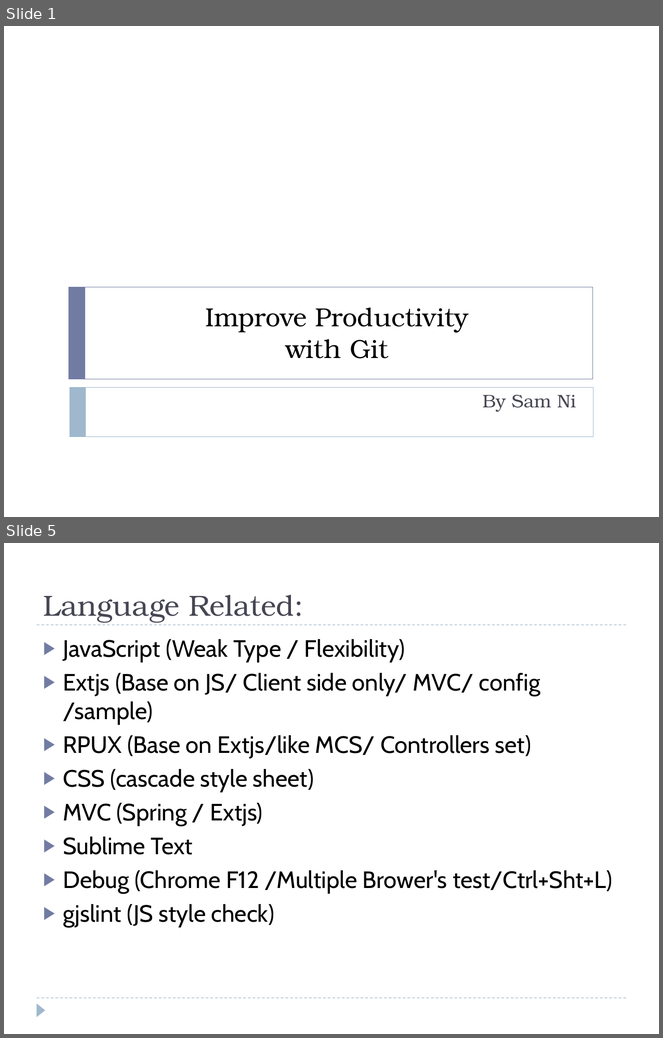
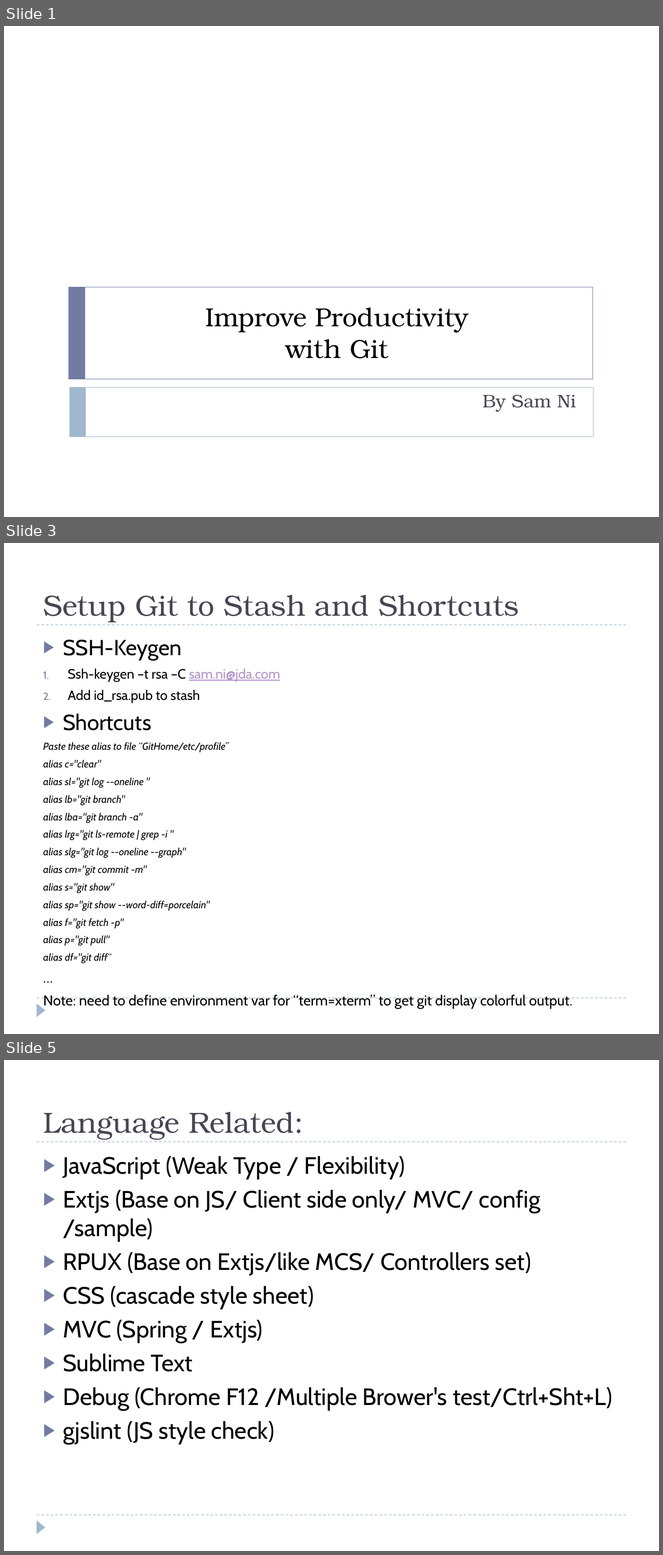
Before and after one commit to SamNiBoy/Trainning, a slide deck: Productivity_Git_Training.pptx. Shown one above the other, each under a label of ours: slides 1 and 5 before the commit, slides 1, 3 and 5 after it; the slides between them are not shown. The pictures are 663x1038 and 663x1555 pixels, drawn with LibreOffice and Linux fonts; fonts in the diff are those of the drawing. Boxes give left, top, right and bottom in pixels: in the first picture for what was removed or moved away, otherwise in the second. Text is boxed around its words. In the diff, an @@ line names an element or a change of style, - is before the commit and + after.

```diff
--- a/Productivity_Git_Training.pptx
+++ b/Productivity_Git_Training.pptx
@@ slide 3 added at (x1=4, y1=543, x2=659, y2=1034), background #FFFFFF; not listed: 3 template elements that a slide beside it also shows @@
@@ title added at (x1=43, y1=595, x2=519, y2=623), 32 pt, text #464653 @@
+Setup Git to Stash and Shortcuts
@@ text added at (x1=43, y1=640, x2=572, y2=1009), 11.1 pt, text #000000, italic @@
+▶ SSH-Keygen
+1. Ssh-keygen –t rsa –C sam.ni@jda.com
+2. Add id_rsa.pub to stash
+▶ Shortcuts
+Paste these alias to file “GitHome/etc/profile”
+alias c="clear"
+alias sl="git log --oneline "
+alias lb="git branch"
+alias lba="git branch -a"
+alias lrg="git ls-remote | grep -i "
+alias slg="git log --oneline --graph"
+alias cm="git commit -m"
+alias s="git show"
+alias sp="git show --word-diff=porcelain"
+alias f="git fetch -p"
+alias p="git pull"
+alias df="git diff“
+…
+Note: need to define environment var for “term=xterm” to get git display colorful output.
```
Also in this commit, not shown: 1 slide changed, 1 other slide added, 13 slides removed.
